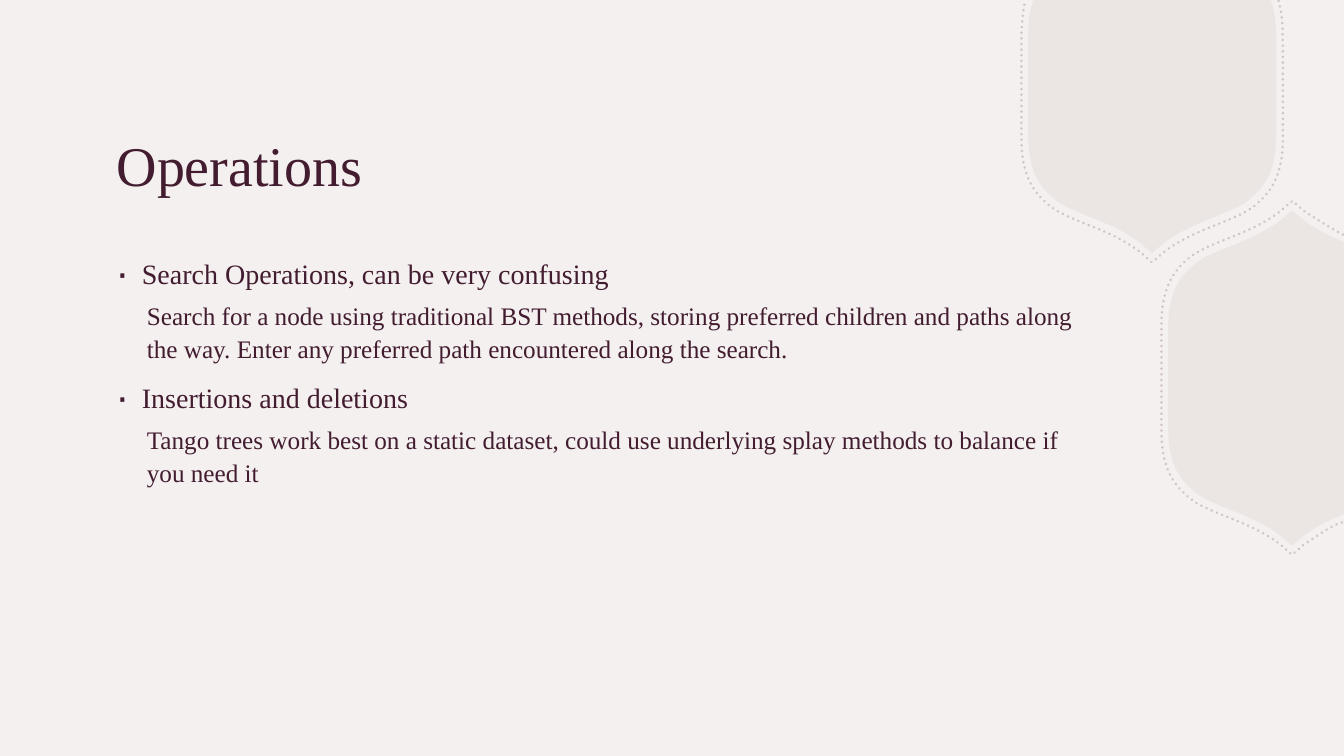
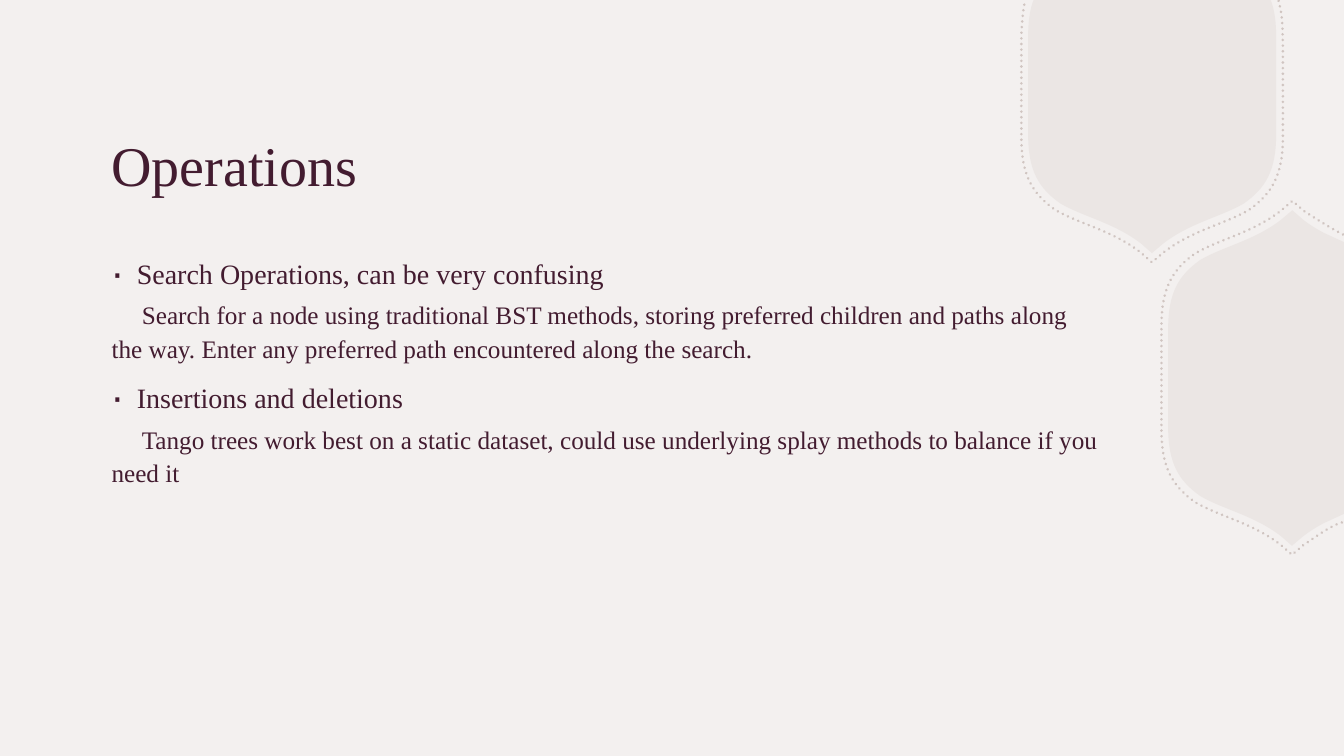
Before and after one commit to nathanielketema/HashTable, a slide deck: slide 5 of Tango Tree.pptx. Drawn at 1344x756 pixels with LibreOffice and Linux fonts; fonts in the diff are those of the drawing. Boxes give left, top, right and bottom in pixels: in the first picture for what was removed or moved away, otherwise in the second. Text is boxed around its words. In the diff, an @@ line names an element or a change of style, - is before the commit and + after.

Commit message:
fix: change to pptx

```diff
--- a/Tango Tree.pptx
+++ b/Tango Tree.pptx
@@ title "Operations": place and size @@
-title "Operations" at [117,149,362,197]
+title "Operations" at [112,149,357,197]
@@ text at [112,306,1097,483]: indent changed @@
```
Also in this commit, not shown: 5 other slides changed, 1 slide added, 1 slide removed, 1 other file.
